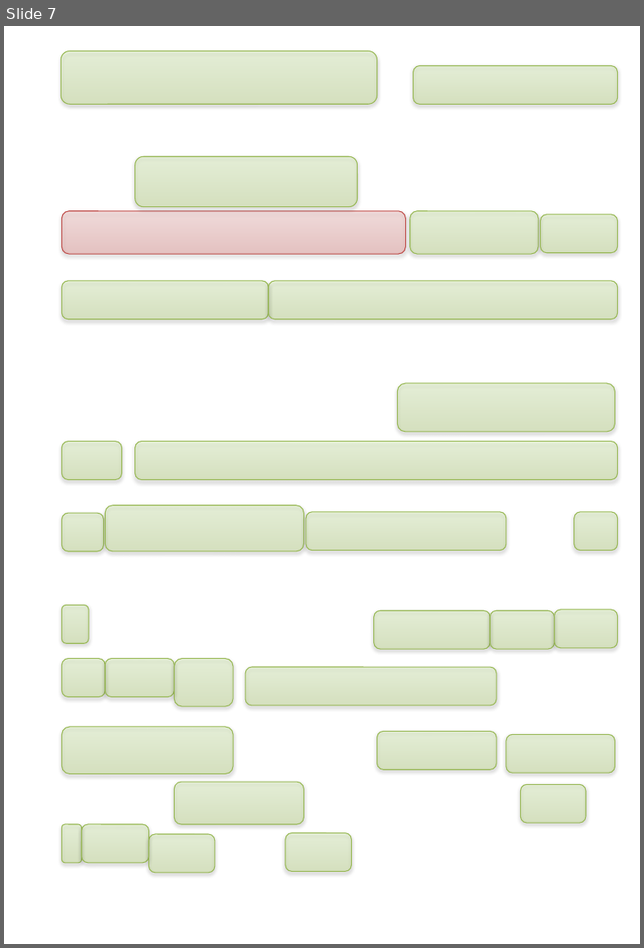
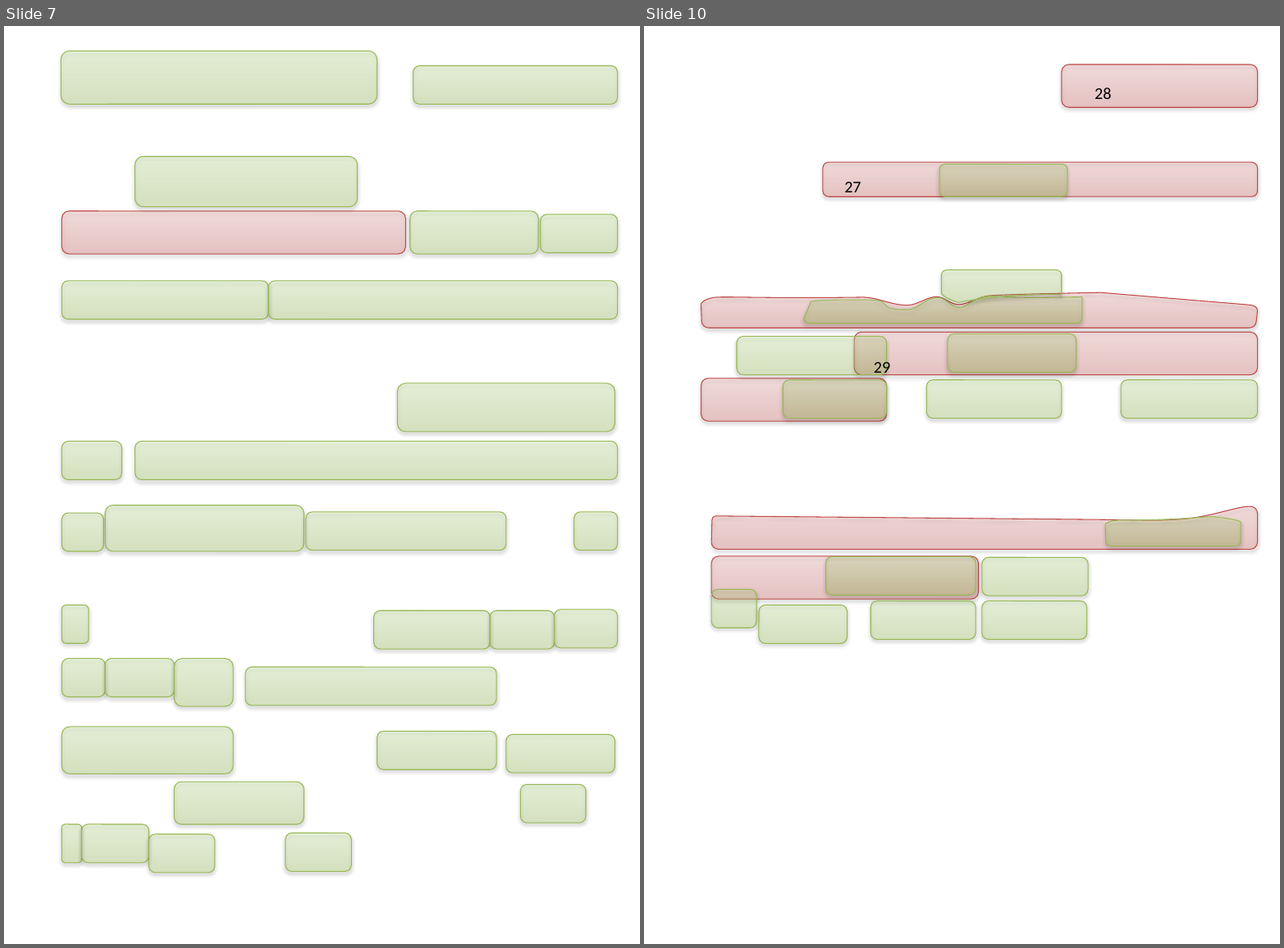
Before and after one commit to chromamorph/data, a slide deck: BachJS/DieKunstDerFuge/ContrapunctusVI/ContrapunctusVI.pptx. Shown side by side, each under a label of ours: slide 7 before the commit, slides 7 and 10 after it; the slides between them are not shown. The pictures are 644x948 and 1284x948 pixels, drawn with LibreOffice and Linux fonts; fonts in the diff are those of the drawing; background and template pictures are left out. Boxes give left, top, right and bottom in pixels: in the first picture for what was removed or moved away, otherwise in the second. Text is boxed around its words. In the diff, an @@ line names an element or a change of style, - is before the commit and + after.

```diff
--- a/BachJS/DieKunstDerFuge/ContrapunctusVI/ContrapunctusVI.pptx
+++ b/BachJS/DieKunstDerFuge/ContrapunctusVI/ContrapunctusVI.pptx
@@ slide 10 added at bbox=[644, 26, 1280, 944], background picture (left out) @@
@@ rounded rectangle added at bbox=[1061, 64, 1257, 107], fill gradient #D1403C to #FFA6A5, outline #BF4C48 0.75 pt @@
@@ text added at bbox=[1094, 87, 1111, 99], 14 pt, text #000000 @@
+28
@@ rounded rectangle added at bbox=[823, 162, 1257, 197], fill gradient #D1403C to #FFA6A5, outline #BF4C48 0.75 pt @@
@@ rounded rectangle added at bbox=[939, 164, 1067, 197], fill gradient #A0CA4A to #DAFFA5, outline #98B955 0.75 pt @@
@@ text added at bbox=[844, 182, 860, 197], 14 pt, text #000000 @@
+27
@@ freeform shape added at bbox=[942, 270, 1061, 302], fill gradient #A0CA4A to #DAFFA5, outline #98B955 0.75 pt @@
@@ freeform shape added at bbox=[701, 293, 1257, 329], fill gradient #D1403C to #FFA6A5, outline #BF4C48 0.75 pt @@
@@ freeform shape added at bbox=[804, 297, 1082, 324], fill gradient #A0CA4A to #DAFFA5, outline #98B955 0.75 pt @@
@@ rounded rectangle added at bbox=[737, 336, 887, 374], fill gradient #A0CA4A to #DAFFA5, outline #98B955 0.75 pt @@
@@ rounded rectangle added at bbox=[854, 332, 1257, 375], fill gradient #D1403C to #FFA6A5, outline #BF4C48 0.75 pt @@
@@ rounded rectangle added at bbox=[947, 334, 1076, 372], fill gradient #A0CA4A to #DAFFA5, outline #98B955 0.75 pt @@
@@ text added at bbox=[874, 359, 890, 378], 14 pt, text #000000 @@
+29
@@ rounded rectangle added at bbox=[701, 379, 887, 422], fill gradient #D1403C to #FFA6A5, outline #BF4C48 0.75 pt @@
@@ rounded rectangle added at bbox=[783, 380, 887, 418], fill gradient #A0CA4A to #DAFFA5, outline #98B955 0.75 pt @@
@@ rounded rectangle added at bbox=[926, 380, 1061, 418], fill gradient #A0CA4A to #DAFFA5, outline #98B955 0.75 pt @@
@@ rounded rectangle added at bbox=[1120, 380, 1257, 418], fill gradient #A0CA4A to #DAFFA5, outline #98B955 0.75 pt @@
@@ freeform shape added at bbox=[712, 507, 1257, 550], fill gradient #D1403C to #FFA6A5, outline #BF4C48 0.75 pt @@
@@ freeform shape added at bbox=[1105, 516, 1240, 546], fill gradient #A0CA4A to #DAFFA5, outline #98B955 0.75 pt @@
@@ rounded rectangle added at bbox=[712, 557, 979, 600], fill gradient #D1403C to #FFA6A5, outline #BF4C48 0.75 pt @@
@@ rounded rectangle added at bbox=[825, 557, 975, 594], fill gradient #A0CA4A to #DAFFA5, outline #98B955 0.75 pt @@
@@ rounded rectangle added at bbox=[982, 557, 1088, 595], fill gradient #A0CA4A to #DAFFA5, outline #98B955 0.75 pt @@
@@ rounded rectangle added at bbox=[712, 589, 756, 628], fill gradient #A0CA4A to #DAFFA5, outline #98B955 0.75 pt @@
@@ rounded rectangle added at bbox=[759, 605, 847, 643], fill gradient #A0CA4A to #DAFFA5, outline #98B955 0.75 pt @@
@@ rounded rectangle added at bbox=[870, 602, 975, 639], fill gradient #A0CA4A to #DAFFA5, outline #98B955 0.75 pt @@
@@ rounded rectangle added at bbox=[982, 602, 1087, 639], fill gradient #A0CA4A to #DAFFA5, outline #98B955 0.75 pt @@
```
Also in this commit, not shown: 8 other slides added, 9 slides removed, 11 other files.
